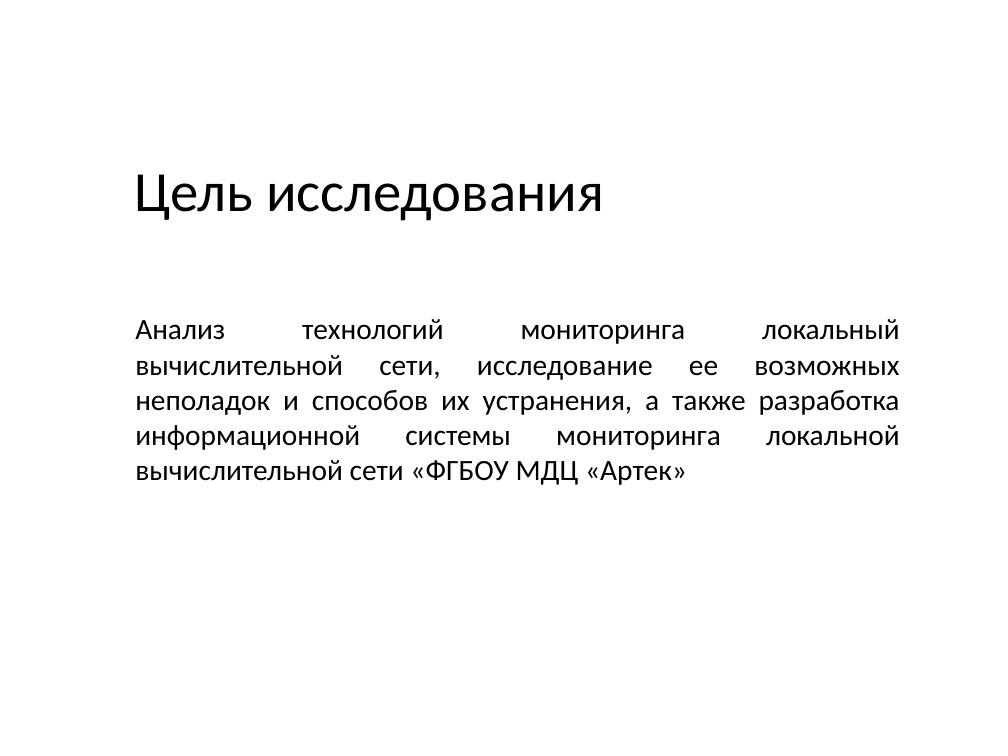
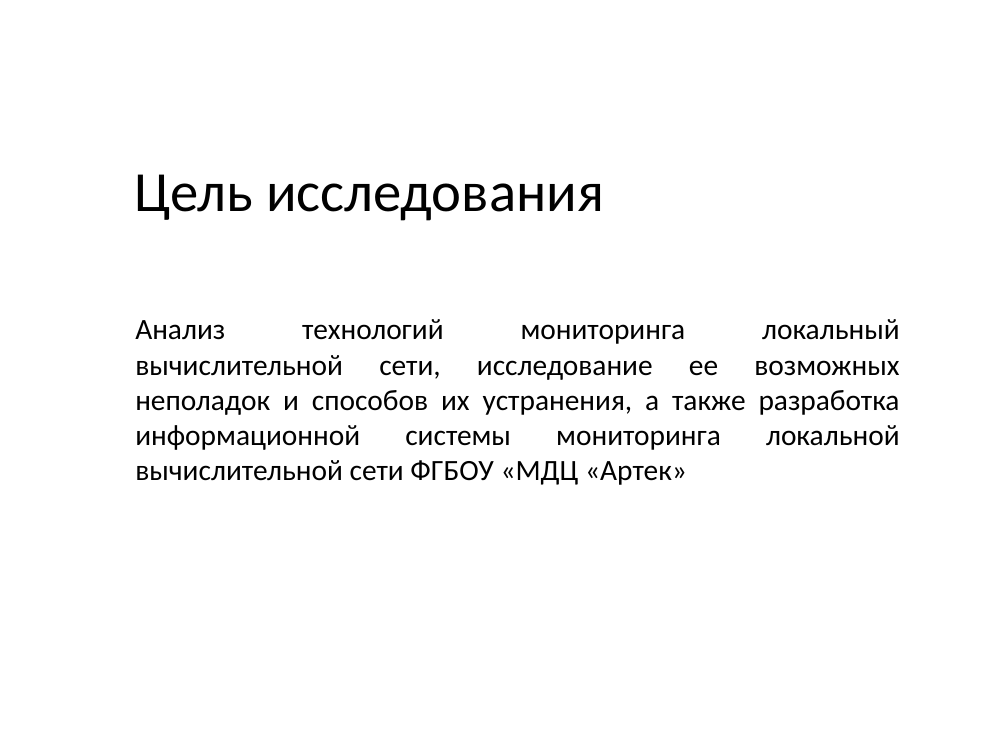
Before and after one commit to denis6705/diplom, a slide deck: slide 3 of Презентация.pptx. Drawn at 1008x756 pixels with LibreOffice and Linux fonts; fonts in the diff are those of the drawing. Boxes give left, top, right and bottom in pixels: in the first picture for what was removed or moved away, otherwise in the second. Text is boxed around its words. In the diff, an @@ line names an element or a change of style, - is before the commit and + after.

```diff
--- a/Презентация.pptx
+++ b/Презентация.pptx
@@ text at [135, 319, 900, 485]: text changed @@
-Анализ технологий мониторинга локальный вычислительной сети, исследование ее возможных неполадок и способов их устранения, а также разработка информационной системы мониторинга локальной вычислительной сети «ФГБОУ МДЦ «Артек»
+Анализ технологий мониторинга локальный вычислительной сети, исследование ее возможных неполадок и способов их устранения, а также разработка информационной системы мониторинга локальной вычислительной сети ФГБОУ «МДЦ «Артек»
```
Also in this commit, not shown: 5 other slides changed, 6 slides added, 1 slide removed, 4 other files.
